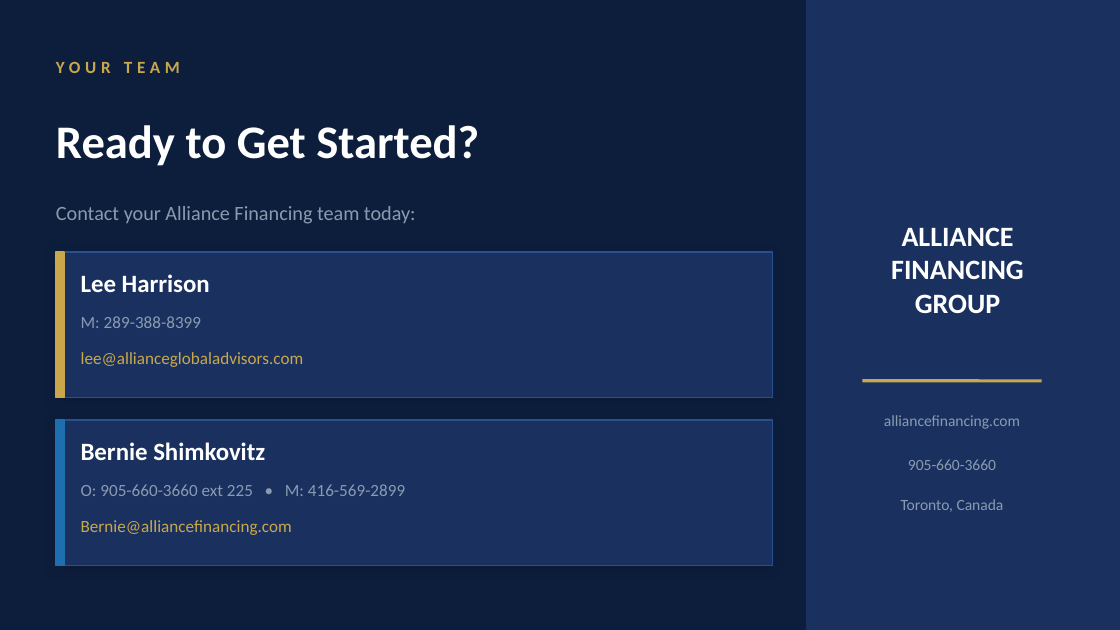
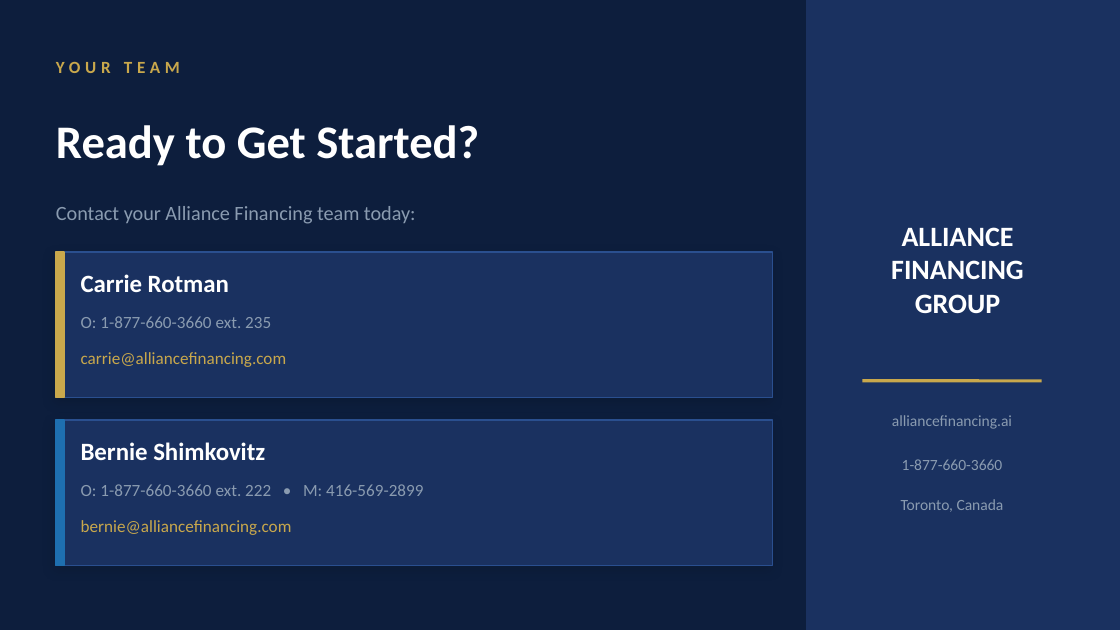
Before and after one commit to bshimkovitz-Alliancefinancing/alliance-financing-ai, a slide deck: slide 13 of marketing/Alliance_Overview.pptx. Drawn at 1120x630 pixels with LibreOffice and Linux fonts; fonts in the diff are those of the drawing. Boxes give left, top, right and bottom in pixels: in the first picture for what was removed or moved away, otherwise in the second. Text is boxed around its words. In the diff, an @@ line names an element or a change of style, - is before the commit and + after.

```diff
--- a/marketing/Alliance_Overview.pptx
+++ b/marketing/Alliance_Overview.pptx
@@ text at box(81, 274, 229, 292): text changed @@
-Lee Harrison
+Carrie Rotman
@@ text at box(81, 316, 271, 328): text changed @@
-M: 289-388-8399
+O: 1-877-660-3660 ext. 235
@@ text at box(81, 352, 287, 367): text changed @@
-lee@allianceglobaladvisors.com
+carrie@alliancefinancing.com
@@ text at box(892, 415, 1012, 429): text changed @@
-alliancefinancing.com
+alliancefinancing.ai
@@ text at box(902, 459, 1003, 470): text changed @@
-905-660-3660
+1-877-660-3660
@@ text at box(81, 484, 423, 496): text changed @@
-O: 905-660-3660 ext 225 • M: 416-569-2899
+O: 1-877-660-3660 ext. 222 • M: 416-569-2899
@@ text at box(81, 520, 292, 535): text changed @@
-Bernie@alliancefinancing.com
+bernie@alliancefinancing.com
```
